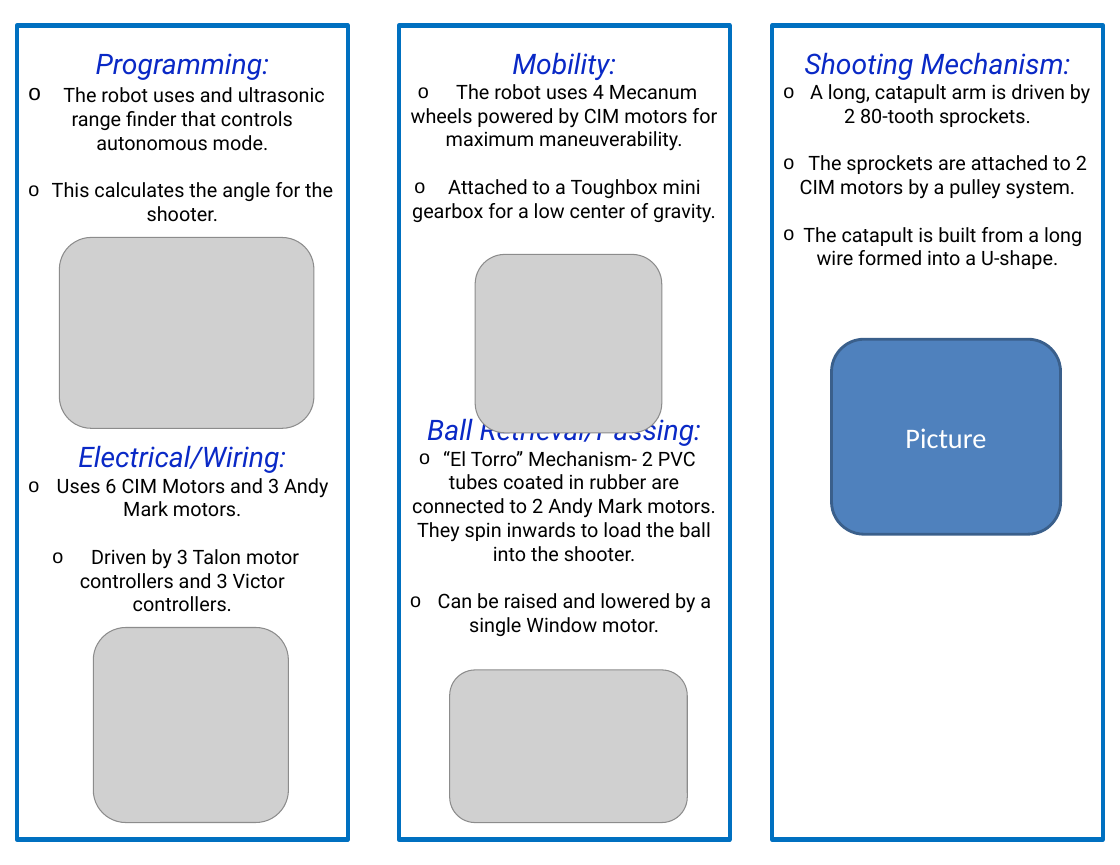
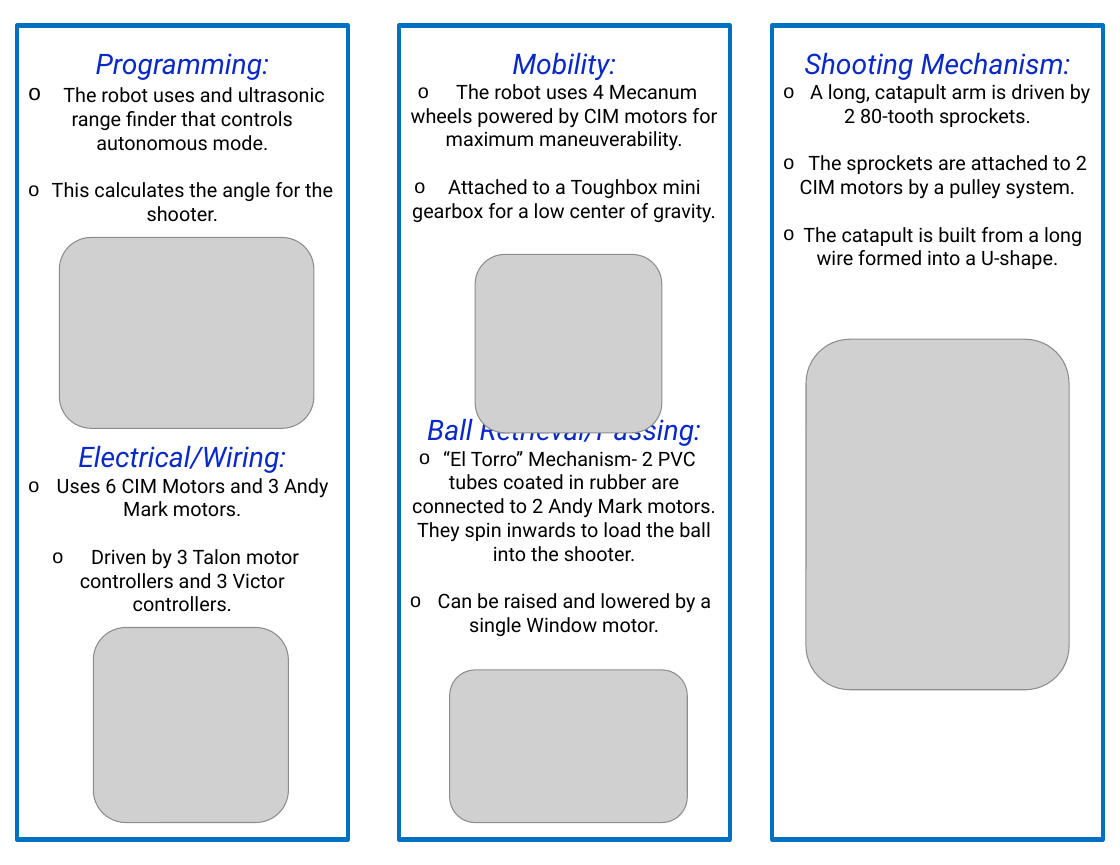
Before and after one commit to FRC-3181/Marketing, a slide deck: slide 2 of 2014 Brochure Template.pptx. Drawn at 1120x865 pixels with LibreOffice and Linux fonts; fonts in the diff are those of the drawing; grey boxes stand for pictures. Boxes give left, top, right and bottom in pixels: in the first picture for what was removed or moved away, otherwise in the second. Text is boxed around its words. In the diff, an @@ line names an element or a change of style, - is before the commit and + after.

Commit message:
Finished the Brochure Template
it's finish

```diff
--- a/2014 Brochure Template.pptx
+++ b/2014 Brochure Template.pptx
@@ picture added at box(806, 339, 1069, 689) @@
@@ rounded rectangle removed at box(832, 339, 1061, 535) @@
-Picture
```
